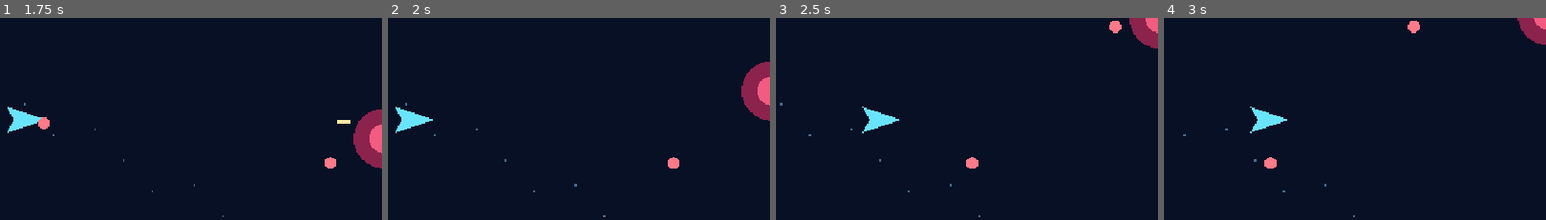
Above: before the commit, frames 1-4 (left to right).
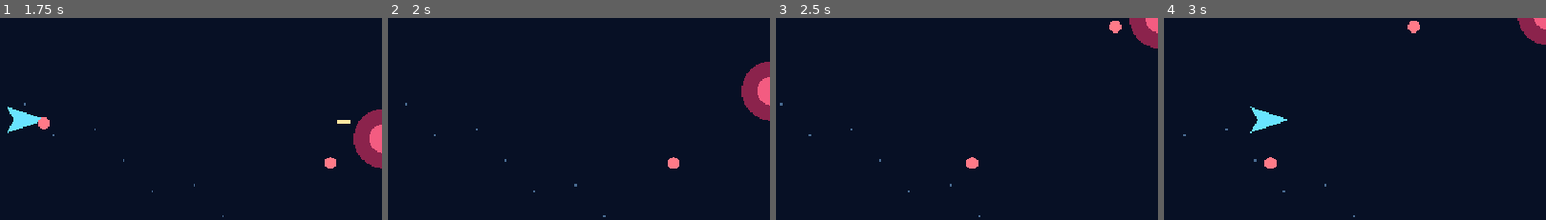
Above: after the commit, the same moments.

Repository: coshimagame/manjusyage
Game: Godot game, scene res://prototypes/stage2_playable.tscn
Same seed, same stepped clock (60 frames per second), same inputs: the game is played once before the commit and once after it. This scene is started directly instead of the project's main scene.
Inputs (mouse positions are % of the whole screen's width and height, from its top left):
- Up to frame 1 (1.75 s): tap Enter at 0.5 s; move the mouse to (72, 48) at 0.52 s; hold Right (ui_right) 0.53-1.25 s; tap M at 0.6 s; click (72, 48) at 0.67 s; tap Space at 0.77 s; drag from (30, 58) to (45, 74) at 1.27 s
- Up to frame 2 (2 s): no input
- Up to frame 3 (2.5 s): move the mouse to (60, 30) at 2.02 s; hold Right (ui_right) from 2.03 s (still down); tap 2 at 2.1 s
- Up to frame 4 (3 s): release Right (ui_right) at 2.75 s; drag from (45, 74) to (20, 37) at 2.77 s
The pictures show only the part of the screen within x 33-83%, y 28-78%; the shares and areas given below are measured in that part.

Frame 1 is identical in both runs. In frame 2, 0.6% of the frame differs, in the area x 2-12%, y 43-58%; in frame 3, 0.5%; in frame 4, nothing differs.

Commit message:
fix: prevent stacked stage-2 hits and reset retry state

Diff:
--- a/prototypes/stage2_playable.gd
+++ b/prototypes/stage2_playable.gd
@@ -8,6 +8,8 @@
 const H := 360.0
 var ship := Vector2(90, 180)
 var hp := 5
+# Brief post-hit protection prevents stacked bullets draining all HP in one frame.
+var invulnerability := 0.0
 var enemy_hp := 30
 var enemy_pos := Vector2(535, 180)
 var enemy_phase := 0.0
@@ -63,6 +65,7 @@
 		return
 	var dt: float = minf(delta, 0.05)
 	elapsed += dt
+	invulnerability = maxf(0.0, invulnerability - dt)
 	var direction := Input.get_vector("ui_left", "ui_right", "ui_up", "ui_down")
 	if touch_id >= 0:
 		direction = (touch_move - ship).limit_length(1.0)
@@ -96,7 +99,10 @@
 		hostile[i].x -= 150.0 * dt
 		if hostile[i].distance_to(ship) < 14.0:
 			hostile.remove_at(i)
+			if invulnerability > 0.0:
+				continue
 			hp -= 1
+			invulnerability = 0.8
 			if hp <= 0:
 				state = "gameover"
 				break
@@ -107,6 +113,10 @@
 func _restart() -> void:
 	ship = Vector2(90, 180)
 	hp = 5
+	invulnerability = 0.0
+	elapsed = 0.0
+	enemy_pos = Vector2(535, 180)
+	touch_move = Vector2.ZERO
 	enemy_hp = 30
 	enemy_phase = 0.0
 	enemy_cooldown = 0.0
@@ -126,7 +136,8 @@
 		var x := fposmod(float(n * 83) - elapsed * 22.0, W)
 		var y := float((n * 47) % 350)
 		draw_circle(Vector2(x, y), 1.0, Color("#496b91"))
-	draw_colored_polygon(PackedVector2Array([ship + Vector2(19, 0), ship + Vector2(-14, -11), ship + Vector2(-8, 0), ship + Vector2(-14, 11)]), Color("#69e4ff"))
+	if invulnerability <= 0.0 or int(elapsed * 12.0) % 2 == 0:
+		draw_colored_polygon(PackedVector2Array([ship + Vector2(19, 0), ship + Vector2(-14, -11), ship + Vector2(-8, 0), ship + Vector2(-14, 11)]), Color("#69e4ff"))
 	draw_circle(enemy_pos, 25.0, Color("#8b234c"))
 	draw_circle(enemy_pos, 12.0, Color("#f35c81"))
 	for p in shots:
